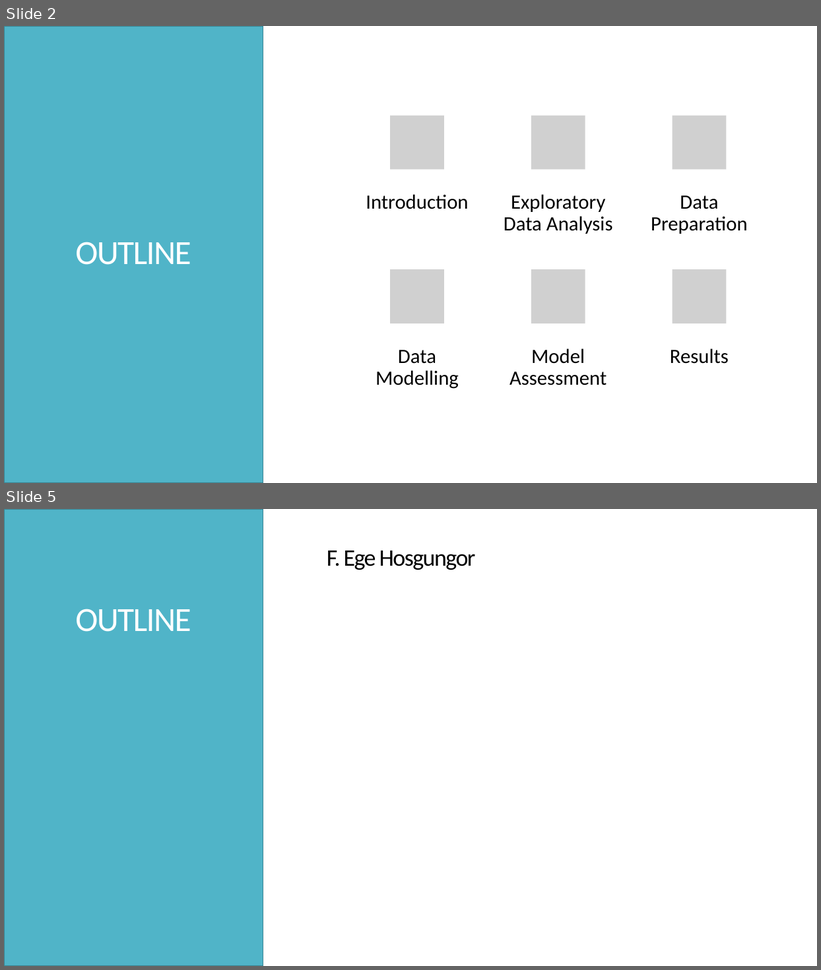
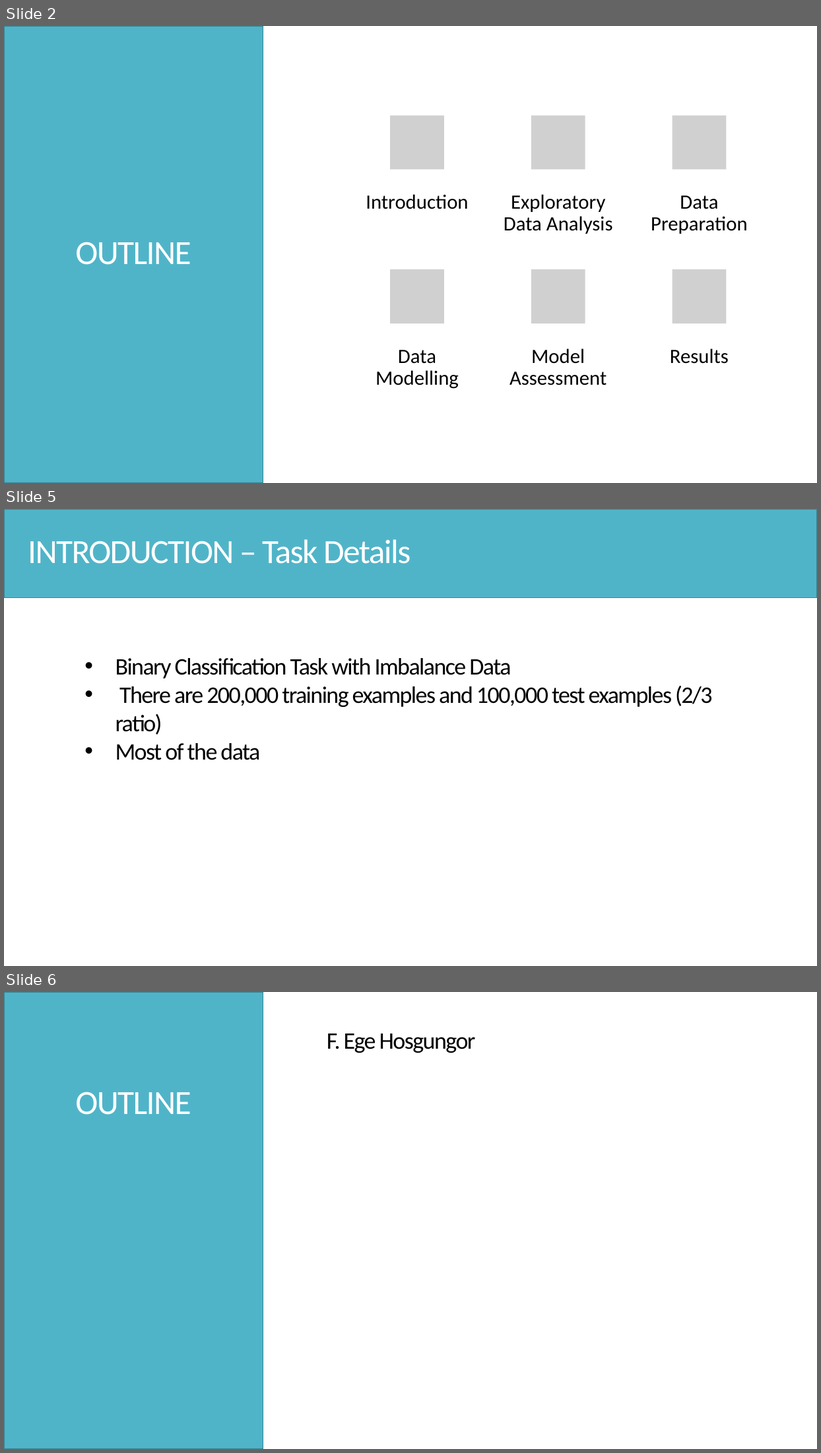
Before and after one commit to Hsgngr/dataiku_income_classification, a slide deck: Task_Presentation.pptx. Shown one above the other, each under a label of ours: slides 2 and 5 before the commit, slides 2, 5 and 6 after it; the slides between them are not shown. The pictures are 821x970 and 821x1453 pixels, drawn with LibreOffice and Linux fonts; fonts in the diff are those of the drawing; grey boxes stand for pictures. Boxes give left, top, right and bottom in pixels: in the first picture for what was removed or moved away, otherwise in the second. Text is boxed around its words. In the diff, an @@ line names an element or a change of style, - is before the commit and + after.

```diff
--- a/Task_Presentation.pptx
+++ b/Task_Presentation.pptx
@@ slide 5 added at box(4, 509, 817, 966), background #FFFFFF @@
@@ rectangle added at box(4, 509, 817, 598), fill #50B4C8, outline #3B8594 1 pt @@
@@ text added at box(28, 539, 411, 564), 40 pt, text #FFFFFF @@
+INTRODUCTION – Task Details
@@ text added at box(116, 658, 713, 760), 28 pt, text #000000 @@
+• Binary Classification Task with Imbalance Data
+• There are 200,000 training examples and 100,000 test examples (2/3 ratio)
+• Most of the data
@@ what was slide 5 is now slide 6 @@
```
Also in this commit, not shown: 1 slide changed, 1 other slide added, 1 slide removed.
